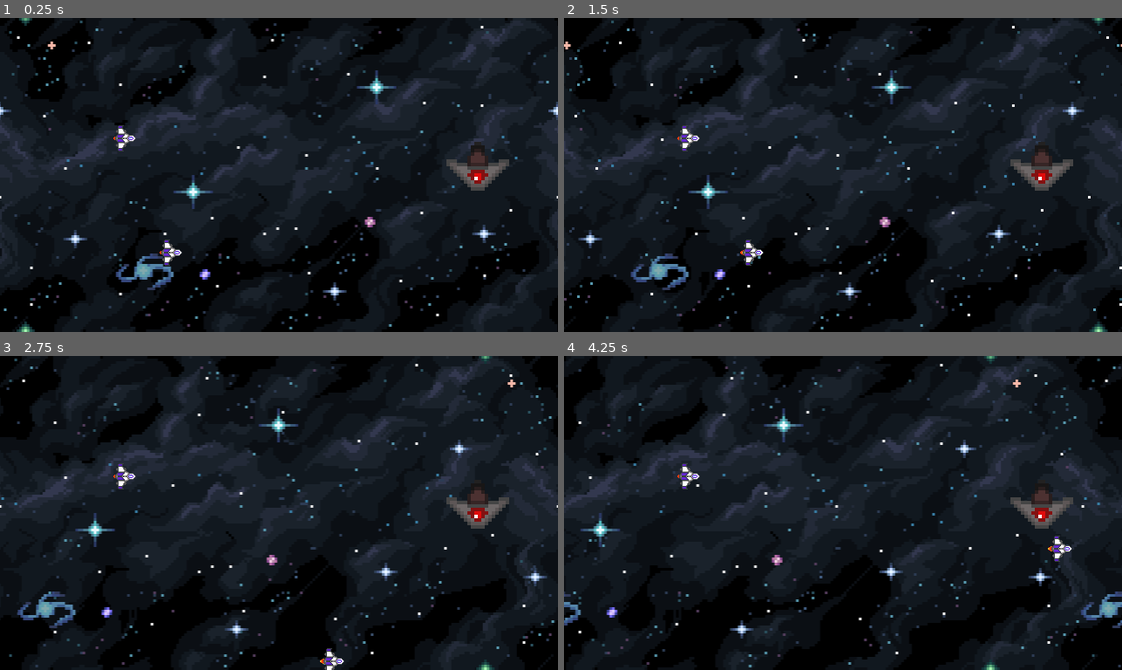
Above: before the commit, frames 1-4 (two rows, left to right).
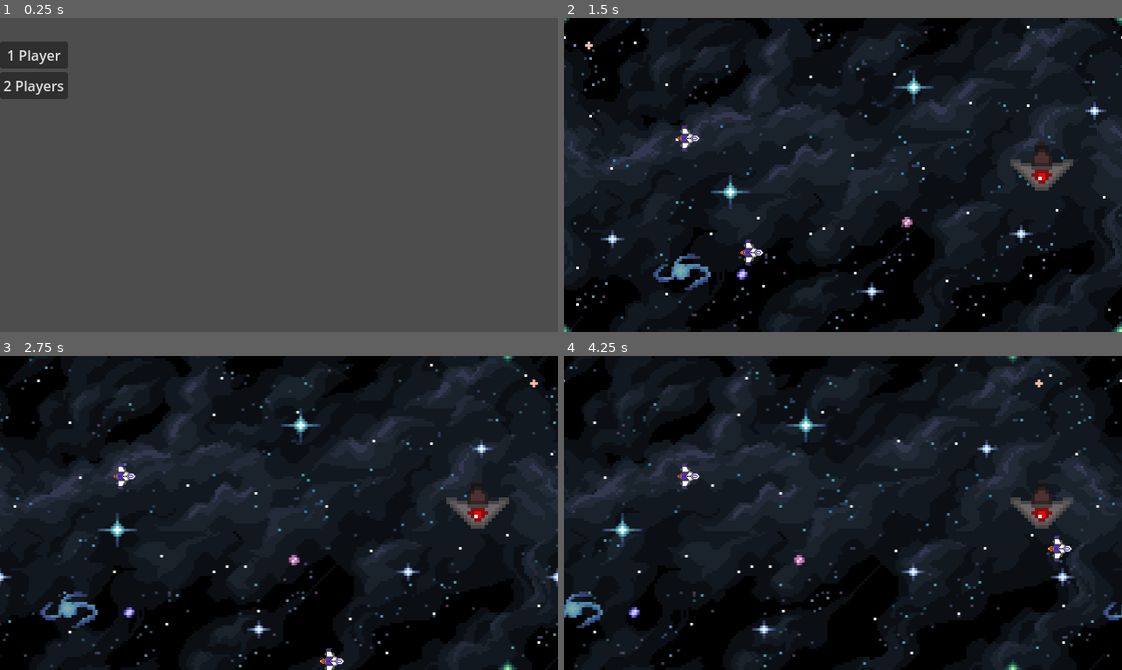
Above: after the commit, the same moments.

Repository: IsThisShadow/DogeFire-Duo
Game: Godot game, scene res://MainMenu.tscn
Same seed, same stepped clock (60 frames per second), same inputs: the game is played once before the commit and once after it. Before the commit the project starts from res://scripts/PlayerScripts/Levels/main.tscn.
Inputs (mouse positions are in pixels of both pictures, inside the frame that each line leads up to):
- Up to frame 1 (0.25 s): no input
- Up to frame 2 (1.5 s): click (597, 87) at 0.5 s, where only the run after the commit has a clickable "2 Players"; hold D (p1_right) from 1.28 s (still down); tap H (p1_a) at 1.35 s
- Up to frame 3 (2.75 s): release D (p1_right) at 2.03 s; hold S (p1_down) from 2.03 s (still down); tap Y (p1_b) at 2.1 s
- Up to frame 4 (4.25 s): release S (p1_down) at 2.78 s; hold D (p1_right) 2.78-3.53 s; tap U (p1_l1) at 2.85 s; hold W (p1_up) from 3.53 s (still down); tap J (p1_l2) at 3.6 s

The runs differ from the first frame. In frame 1, 99% of the frame differs, in the area x 0-100%, y 0-100%; in frame 2, 7.2%; in frame 3, 7.4%; in frame 4, 7.3%.

Commit message:
added choice 1 player or 2 player

Diff:
--- /dev/null
+++ b/MainMenu.tscn
@@ -0,0 +1,31 @@
+[gd_scene load_steps=2 format=3 uid="uid://c77fuy3p65uft"]
+
+[ext_resource type="Script" uid="uid://ta5xejup4ed4" path="res://main_menu.gd" id="1_i26rj"]
+
+[node name="Control" type="Control"]
+layout_mode = 3
+anchors_preset = 15
+anchor_right = 1.0
+anchor_bottom = 1.0
+grow_horizontal = 2
+grow_vertical = 2
+script = ExtResource("1_i26rj")
+
+[node name="Background" type="TextureRect" parent="."]
+layout_mode = 0
+offset_right = 40.0
+offset_bottom = 40.0
+
+[node name="VBoxContainer" type="VBoxContainer" parent="."]
+layout_mode = 0
+offset_right = 40.0
+offset_bottom = 40.0
+
+[node name="TitleLabel" type="Label" parent="VBoxContainer"]
+layout_mode = 2
+
+[node name="OnePlayerButton" type="Button" parent="VBoxContainer"]
+layout_mode = 2
+
+[node name="TwoPlayerButton" type="Button" parent="VBoxContainer"]
+layout_mode = 2
--- /dev/null
+++ b/main_menu.gd
@@ -0,0 +1,34 @@
+extends Control
+
+func _ready():
+	$VBoxContainer/OnePlayerButton.text = "1 Player"
+	$VBoxContainer/TwoPlayerButton.text = "2 Players"
+
+	$VBoxContainer/OnePlayerButton.pressed.connect(_on_one_player)
+	$VBoxContainer/TwoPlayerButton.pressed.connect(_on_two_player)
+
+func _on_one_player():
+	_load_game_scene(false)
+
+func _on_two_player():
+	_load_game_scene(true)
+
+func _load_game_scene(is_two_player: bool):
+	var scene_path = "res://scripts/PlayerScripts/Levels/main.tscn"
+	var packed_scene = load(scene_path)
+
+	if packed_scene:
+		var game_scene = packed_scene.instantiate()
+
+		# Set player mode BEFORE adding to the tree
+		game_scene.set_2_players(is_two_player)
+
+		# Swap scene
+		var current = get_tree().current_scene
+		if current:
+			current.queue_free()
+
+		get_tree().get_root().add_child(game_scene)
+		get_tree().current_scene = game_scene
+	else:
+		print(" Failed to load scene:", scene_path)
--- a/project.godot
+++ b/project.godot
@@ -11,7 +11,7 @@
 [application]
 
 config/name="ArcadeTemplate"
-run/main_scene="res://scripts/PlayerScripts/Levels/main.tscn"
+run/main_scene="uid://c77fuy3p65uft"
 config/features=PackedStringArray("4.4", "GL Compatibility")
 config/icon="res://icon.svg"
 
--- /dev/null
+++ b/scripts/PlayerScripts/Levels/main.gd
@@ -0,0 +1,17 @@
+extends Node2D
+
+var is_two_player_mode := false
+
+func set_2_players(enable: bool):
+	is_two_player_mode = enable
+	print(">> Player mode set to:", is_two_player_mode)
+
+func _ready():
+	print(">> Scene loaded, 2P mode is:", is_two_player_mode)
+
+	if is_two_player_mode:
+		print(">> Showing Player 2")
+		$CharacterBodyP2.show()
+	else:
+		print(">> Hiding Player 2")
+		$CharacterBodyP2.hide()
--- a/scripts/PlayerScripts/Levels/main.tscn
+++ b/scripts/PlayerScripts/Levels/main.tscn
@@ -1,5 +1,6 @@
-[gd_scene load_steps=9 format=3 uid="uid://cm8btmccrf7sc"]
+[gd_scene load_steps=10 format=3 uid="uid://cm8btmccrf7sc"]
 
+[ext_resource type="Script" uid="uid://bxfbh3jp80jpv" path="res://scripts/PlayerScripts/Levels/main.gd" id="1_01l5a"]
 [ext_resource type="PackedScene" uid="uid://b44ebn5xhv34r" path="res://characterBodyP1.tscn" id="1_65p6l"]
 [ext_resource type="Texture2D" uid="uid://bvccngnd3tt2b" path="res://2D Space Parallax Backgrounds/layers/black_bg.png" id="2_qfvo7"]
 [ext_resource type="Script" uid="uid://c26mwf8iuyxsg" path="res://scripts/PlayerScripts/Levels/parallax_background.gd" id="3_bmpxu"]
@@ -10,6 +11,7 @@
 [ext_resource type="PackedScene" uid="uid://wosei8oo5blp" path="res://EnemyTest.tscn" id="8_tgfvg"]
 
 [node name="Main" type="Node2D"]
+script = ExtResource("1_01l5a")
 
 [node name="EnemyTest" parent="." instance=ExtResource("8_tgfvg")]
 position = Vector2(548, 174)
@@ -53,3 +55,10 @@
 [node name="Sprite2D" type="Sprite2D" parent="ParallaxBackground/ParallaxLayer4"]
 texture = ExtResource("5_rxhl5")
 centered = false
+
+[node name="DeathAnnouncement" type="Label" parent="."]
+visible = false
+offset_right = 40.0
+offset_bottom = 23.0
+text = "Player 1 has died!
+"
Binary file added: Assets/1. Free Hologram Interface Wenrexa/Button 1/Button Active.png
Not shown, added: Assets/1. Free Hologram Interface Wenrexa/Button 1/Button Active.png.import
Binary file added: Assets/1. Free Hologram Interface Wenrexa/Button 1/Button Disable.png
Not shown, added: Assets/1. Free Hologram Interface Wenrexa/Button 1/Button Disable.png.import
Binary file added: Assets/1. Free Hologram Interface Wenrexa/Button 1/Button Hover.png
Not shown, added: Assets/1. Free Hologram Interface Wenrexa/Button 1/Button Hover.png.import
Binary file added: Assets/1. Free Hologram Interface Wenrexa/Button 1/Button Normal.png
Not shown, added: Assets/1. Free Hologram Interface Wenrexa/Button 1/Button Normal.png.import
Binary file added: Assets/1. Free Hologram Interface Wenrexa/Card X1/Card X1.png
Not shown, added: Assets/1. Free Hologram Interface Wenrexa/Card X1/Card X1.png.import
Binary file added: Assets/1. Free Hologram Interface Wenrexa/Card X1/Card X2.png
Not shown, added: Assets/1. Free Hologram Interface Wenrexa/Card X1/Card X2.png.import
(and 92 more such lines)
